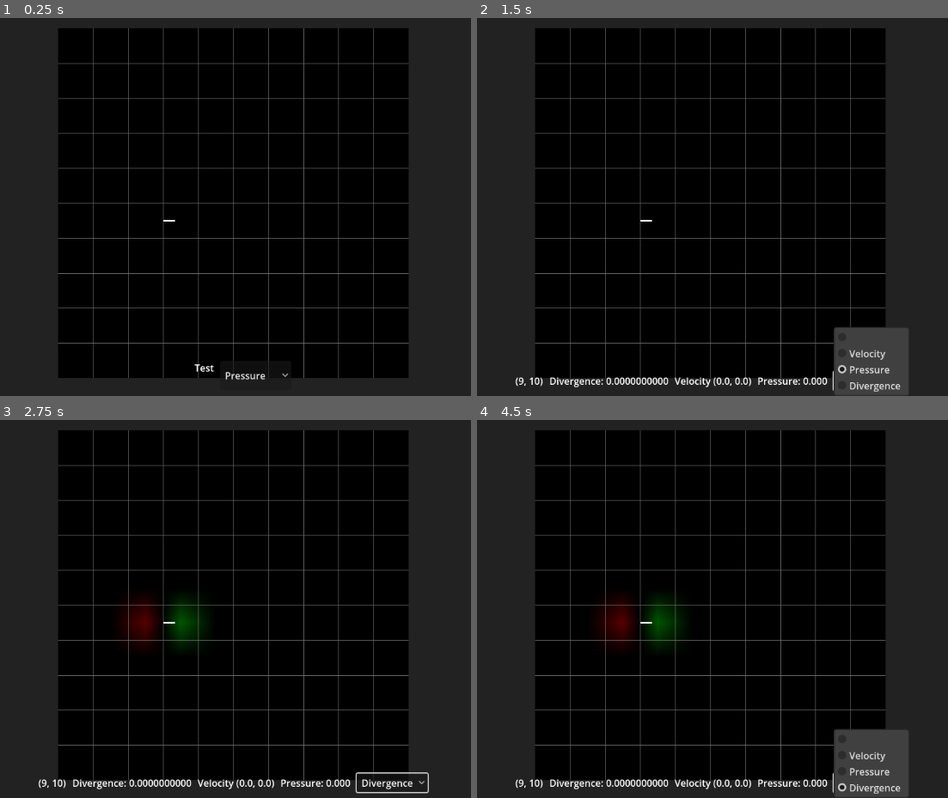
Above: before the commit, frames 1-4 (two rows, left to right).
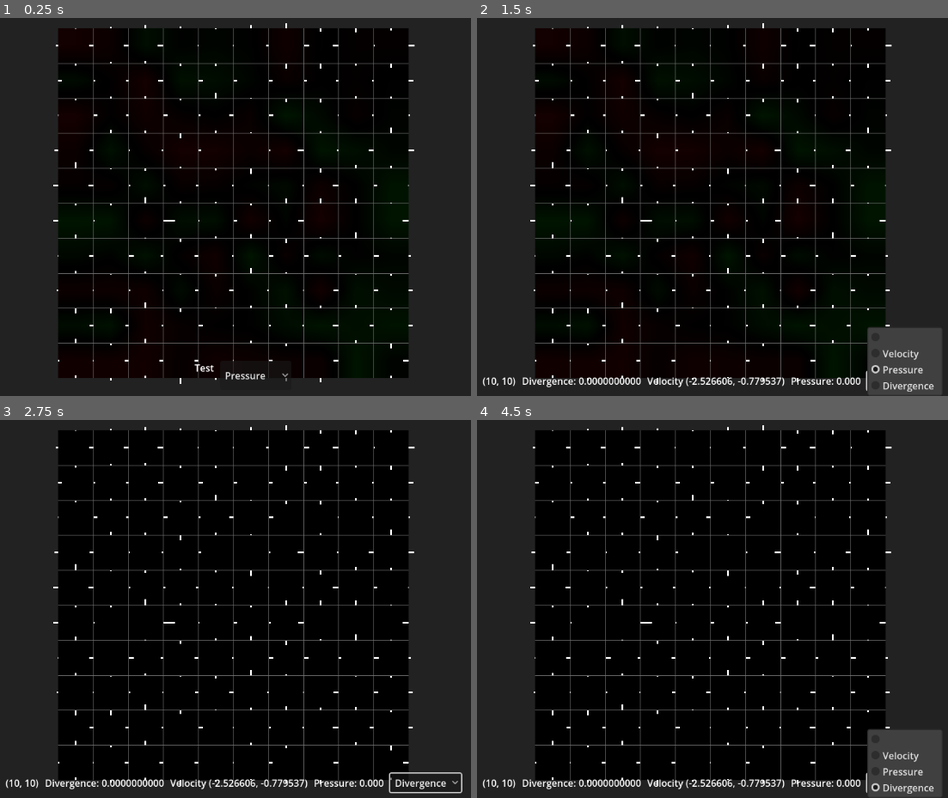
Above: after the commit, the same moments.

Repository: fbuedding/fluid-simulation
Game: Godot game, scene res://root.tscn
Same seed, same stepped clock (60 frames per second), same inputs: the game is played once before the commit and once after it. The engine's default icon, where the game draws it, is replaced by a stand-in: a white triangle on a blue panel in a dark square.
Inputs:
- Up to frame 1 (0.25 s): no input
- Up to frame 2 (1.5 s): click "Pressure" at 0.5 s; click "Pressure" at 1.25 s
- Up to frame 3 (2.75 s): click "Pressure" at 2 s
- Up to frame 4 (4.5 s): click "Divergence" at 2.75 s; click "Divergence" at 3.5 s; click "Divergence" at 4.25 s

The runs differ from the first frame. In frame 1, 0.7% of the frame differs, in the area x 11-89%, y 1-97%; in frame 2, 4.4%; in frame 3, 3.5%; in frame 4, 5.7%, in the area x 1-99%, y 1-100%.
Error before the commit: Cannot call method 'storage_buffer_create' on a null value. (res://fluid_sim.gd:416)
Error after the commit: Cannot call method 'storage_buffer_create' on a null value. (res://fluid_sim.gd:426)

Commit message:
splitted step solver in cpu and gpu, gpu still not working

Diff:
--- a/fluid_sim.gd
+++ b/fluid_sim.gd
@@ -140,7 +140,6 @@
 	velocities_y_1 = tmp
 
 
-
 func _ready() -> void:
 	calc_sizes_and_offsets()
 	self.pressures = Float2DArray.new(grid_size.x, grid_size.y)
@@ -162,16 +161,11 @@
 	grid_node.set_params(grid_size, cell_size, solid_cells.to_2d_arr())
 	grid_node.position = grid_offset
 	calc_divergence()
-	#self.pressures.rand(5, -5)
-	#self.velocities_x.rand(10, -10)
-	#self.velocities_y.rand(10, -10)
-	velocities_x.set_val(
-					3,
-					5,
-					20
-				)
+	self.pressures.rand(5, -5)
+	self.velocities_x.rand(10, -10)
+	self.velocities_y.rand(10, -10)
+	velocities_x.set_val(3, 5, 20)
 	_init_compute_shaders()
-
 
 
 func _init_compute_shaders() -> void:
@@ -285,7 +279,7 @@
 
 
 func _init_advecter() -> void:
-	advecter_shader_rid =_create_shader("res://advecter.glsl")
+	advecter_shader_rid = _create_shader("res://advecter.glsl")
 	assert(packer_shader_rid.is_valid(), "Could not create shader")
 
 	var param_advecter_set: Array[RDUniform] = []
@@ -304,11 +298,14 @@
 		params.to_byte_array()
 	)
 
-	velocity_in_uniform_set_advecter = rd.uniform_set_create(velocity_in_set,advecter_shader_rid, 0)
-	velocity_uniform_set_advecter = rd.uniform_set_create(velocity_set, advecter_shader_rid,1)
-	advecter_params_uniform_set = rd.uniform_set_create(param_advecter_set, advecter_shader_rid,2)
+	velocity_in_uniform_set_advecter = rd.uniform_set_create(
+		velocity_in_set, advecter_shader_rid, 0
+	)
+	velocity_uniform_set_advecter = rd.uniform_set_create(velocity_set, advecter_shader_rid, 1)
+	advecter_params_uniform_set = rd.uniform_set_create(param_advecter_set, advecter_shader_rid, 2)
 
 	advecter_pipeline = rd.compute_pipeline_create(advecter_shader_rid)
+
 
 func _run_pressure_solver() -> void:
 	var list := rd.compute_list_begin()
@@ -350,15 +347,18 @@
 	rd.submit()
 	rd.sync()
 
+
 func _run_advecter(delta: float) -> void:
-	rd.buffer_update(advecter_params_uniform_rid, 4 * 2, 4, PackedFloat32Array([delta]).to_byte_array())
+	rd.buffer_update(
+		advecter_params_uniform_rid, 4 * 2, 4, PackedFloat32Array([delta]).to_byte_array()
+	)
 	var list := rd.compute_list_begin()
 	rd.compute_list_bind_compute_pipeline(list, advecter_pipeline)
 	rd.compute_list_bind_uniform_set(list, velocity_in_uniform_set_advecter, 0)
 	rd.compute_list_bind_uniform_set(list, velocity_uniform_set_advecter, 1)
 	rd.compute_list_bind_uniform_set(list, advecter_params_uniform_set, 2)
 	@warning_ignore("integer_division")
-	rd.compute_list_dispatch(list, _ceiling_div((grid_size.x +1) * (grid_size.y +1), 16) , 1, 1)
+	rd.compute_list_dispatch(list, _ceiling_div((grid_size.x + 1) * (grid_size.y + 1), 16), 1, 1)
 	rd.compute_list_end()
 	rd.submit()
 	rd.sync()
@@ -368,26 +368,36 @@
 	var output_bytes := rd.buffer_get_data(pressure_uniform_rid)
 	pressures.data = output_bytes.to_float32_array()
 
+
 func _get_velocity_x() -> void:
-	var output_bytes := rd.buffer_get_data(velocities_x_shared_uniform_rid)
-	print(output_bytes.to_float32_array())
+	var output := rd.buffer_get_data(velocities_x_shared_uniform_rid).to_float32_array()
+	var out := ""
+	for y in grid_size.y:
+		out += "%d\t" % y
+		for x in grid_size.x + 1:
+			out += "%f\t" % output[y * (grid_size.x + 1) + x]
+		out += "\n"
+	print(out)
+
 
 func _get_velocity_y() -> void:
-	var output_bytes := rd.buffer_get_data(velocities_y_shared_uniform_rid)
-	print(output_bytes.to_float32_array())
+	var output := rd.buffer_get_data(velocities_y_shared_uniform_rid).to_float32_array()
+	var out := ""
+	for y in grid_size.y + 1:
+		out += "%d\t" % y
+		for x in grid_size.x:
+			out += "%f\t" % output[y * (grid_size.x) + x]
+		out += "\n"
+	print(out)
+
 
 func _update_velocity_buffers() -> void:
-	#var bytes := velocities_x.data.to_byte_array()
-	#rd.buffer_update(velocities_x_in_shared_uniform_rid, 0, bytes.size(), bytes)
-	#bytes = velocities_y.data.to_byte_array()
-	#rd.buffer_update(velocities_y_in_shared_uniform_rid, 0, bytes.size(), bytes)
 	var bytes := velocities_x.data.to_byte_array()
-	#rd.buffer_update(velocities_x_shared_uniform_rid, 0, bytes.size(), bytes)
+	rd.buffer_update(velocities_x_shared_uniform_rid, 0, bytes.size(), bytes)
 	rd.buffer_update(velocities_x_in_shared_uniform_rid, 0, bytes.size(), bytes)
 	bytes = velocities_y.data.to_byte_array()
-	#rd.buffer_update(velocities_y_shared_uniform_rid, 0, bytes.size(), bytes)
+	rd.buffer_update(velocities_y_shared_uniform_rid, 0, bytes.size(), bytes)
 	rd.buffer_update(velocities_y_in_shared_uniform_rid, 0, bytes.size(), bytes)
-
 
 
 func _create_shader(path: String) -> RID:
@@ -431,28 +441,39 @@
 
 
 func _physics_process(_delta: float) -> void:
+	if solver_enabled:
+		step_solver_cpu(_delta)
+
+
+func step_solver_cpu(_delta: float) -> void:
+	advect_velocity(_delta)
+	_swap_velocities()
+	_pack_compute_data(_delta)
+	for _i in iterations:
+		solve_pressure(_delta)
+
+		pass
+	_update_velocities(_delta)
 	calc_divergence()
-	if solver_enabled:
-		step_solver(_delta)
-
-
-func step_solver(_delta: float) -> void:
-	#advect_velocity(_delta)
-
-	_run_advecter(_delta)
-	print("Velocity X")
-	_get_velocity_x()
-	print("Velocity Y")
-	_get_velocity_y()
-	#_swap_velocities()
-	#_update_velocity_buffers()
+
+
+func step_solver_gpu(_delta: float) -> void:
+	# _update_velocity_buffers()
+	# _run_advecter(_delta)
+	# print("Velocity X")
+	# _get_velocity_x()
+	# print("Velocity Y")
+	# _get_velocity_y()
+
+	# advect_velocity(_delta)
+	# _swap_velocities()
+	_update_velocity_buffers()
 	_run_packer(_delta)
 	for _i in iterations:
 		_run_pressure_solver()
 		_get_pressure()
 		pass
-	update_velocities(_delta)
-	_update_velocity_buffers()
+	_update_velocities(_delta)
 
 
 func _draw() -> void:
@@ -656,7 +677,8 @@
 			pressures.set_val(x, y, pressure_old + (pressure_new - pressure_old) * 1.7)
 
 
-func update_velocities(_delta: float) -> void:
+## Calculates changes of velocity and subtracts it
+func _update_velocities(_delta: float) -> void:
 	var K := _delta / (density * cell_size)
 	for y in velocities_x.height:
 		for x in velocities_x.width:
@@ -839,7 +861,7 @@
 	if event.is_action_pressed("brush_decrease"):
 		brush_radius -= 10
 	if event.is_action_pressed("solver_step"):
-		step_solver(DELTA)
+		step_solver_cpu(DELTA)
 	elif event.is_action_pressed("solver_toggle"):
 		solver_enabled = !solver_enabled
 	if event is InputEventMouseMotion:
--- a/root.tscn
+++ b/root.tscn
@@ -31,7 +31,6 @@
 script = ExtResource("2_pyidc")
 grid_size = Vector2i(10, 10)
 grid_margin = Vector2(0, 30)
-iterations = 50
 arrow_color = Color(1, 1, 1, 1)
 sub_arrow_color = Color(0.68478155, 0, 0.1802958, 1)
 arrow_line_width = 3.0
Not shown, changed: advecter.glsl
Not shown, changed: packer.glsl
